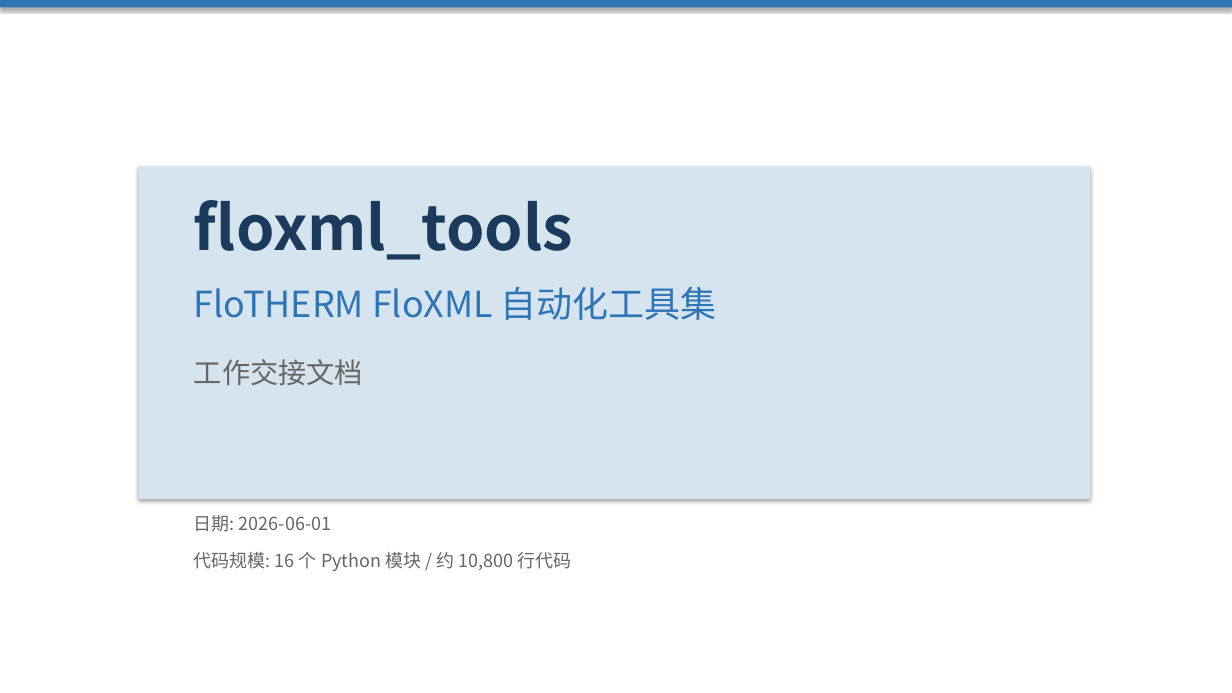
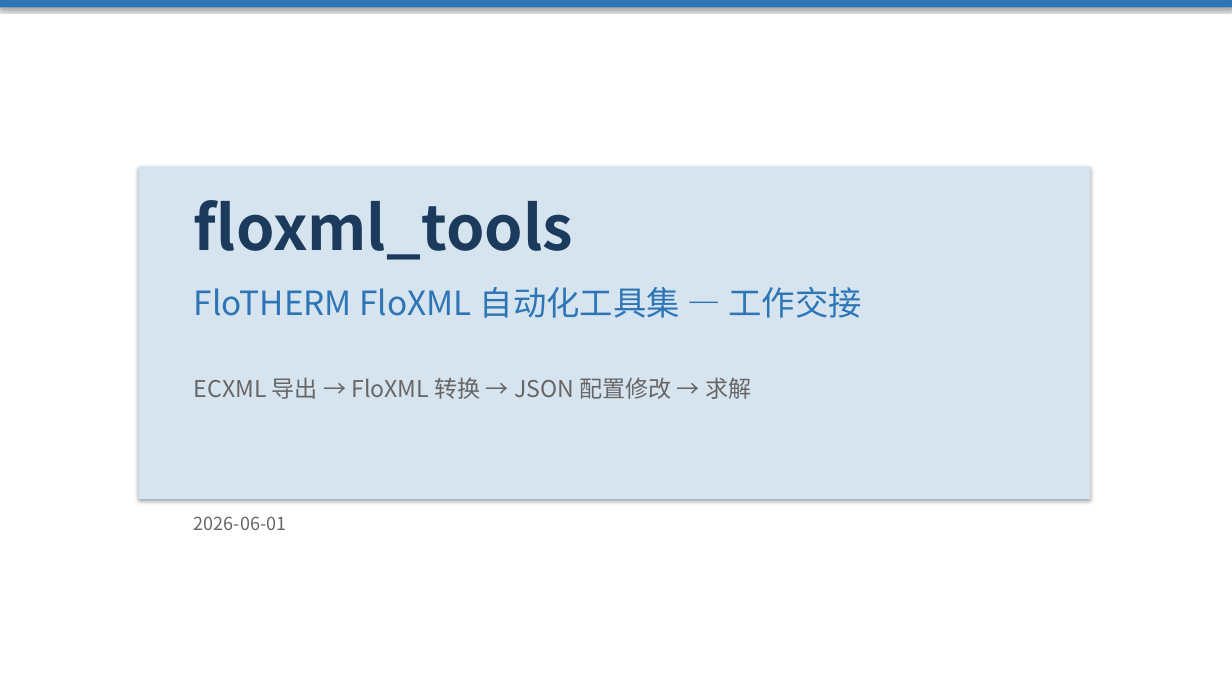
Before and after one commit to lixiekun/flotherm-automation, a slide deck: slide 1 of floxml_tools_工作交接.pptx. Drawn at 1232x693 pixels with LibreOffice and Linux fonts; fonts in the diff are those of the drawing. Boxes give left, top, right and bottom in pixels: in the first picture for what was removed or moved away, otherwise in the second. Text is boxed around its words. In the diff, an @@ line names an element or a change of style, - is before the commit and + after.

```diff
--- a/floxml_tools_工作交接.pptx
+++ b/floxml_tools_工作交接.pptx
@@ text at bbox=[194, 287, 862, 318]: text changed; size 28 to 26 pt @@
-FloTHERM FloXML 自动化工具集
+FloTHERM FloXML 自动化工具集 — 工作交接
@@ text at bbox=[194, 377, 751, 399]: text changed; size 22 to 18 pt @@
-工作交接文档
+ECXML 导出 → FloXML 转换 → JSON 配置修改 → 求解
@@ text at bbox=[194, 516, 286, 530]: text changed @@
-日期: 2026-06-01
+2026-06-01
@@ text removed at bbox=[194, 552, 572, 571] @@
-代码规模: 16 个 Python 模块 / 约 10,800 行代码
```
Also in this commit, not shown: 5 other slides changed, 7 slides added, 11 slides removed, 1 other file.
